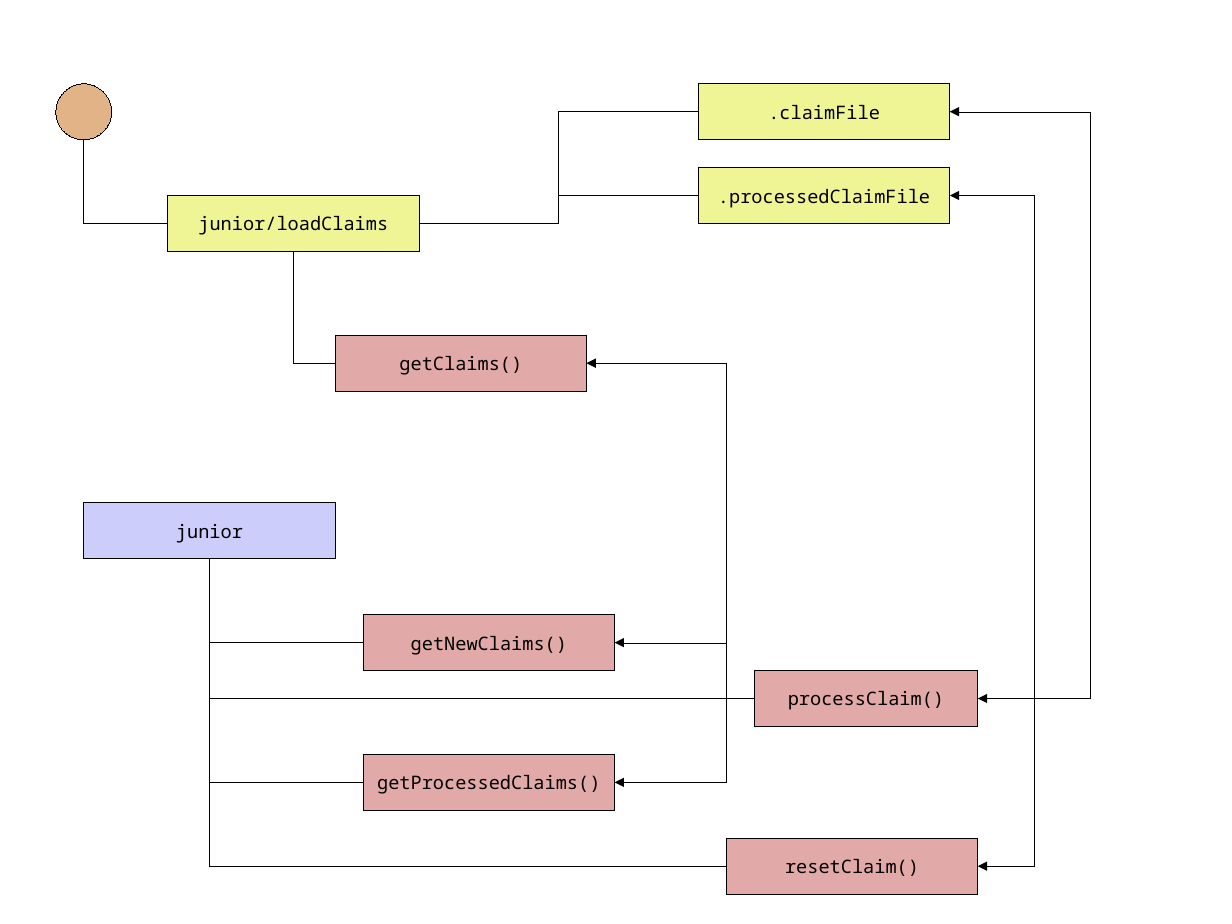
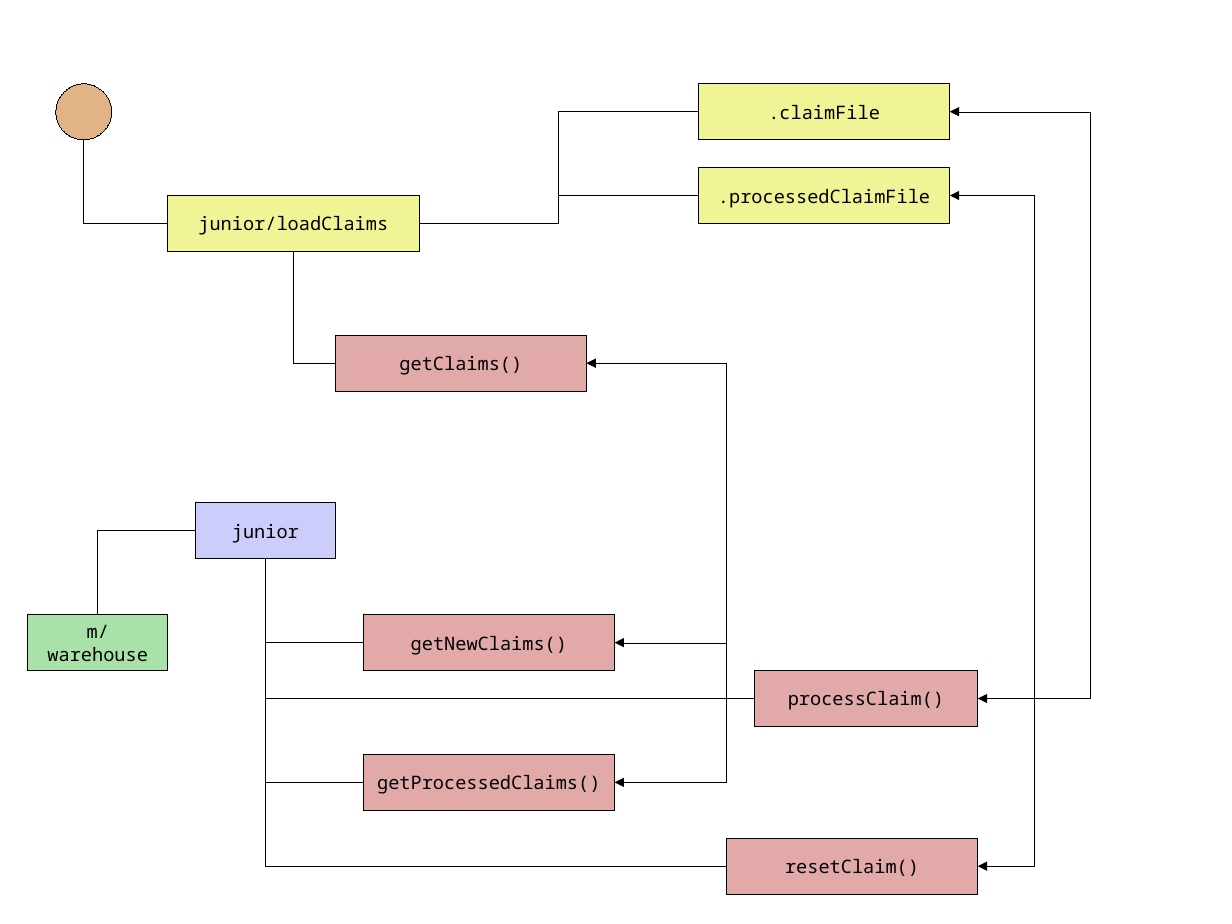
Before and after one commit to JamesLeB/Stout, a slide deck: slide 3 of Documents/junior.odp. Drawn at 1232x924 pixels with LibreOffice and Linux fonts; fonts in the diff are those of the drawing. Boxes give left, top, right and bottom in pixels: in the first picture for what was removed or moved away, otherwise in the second. Text is boxed around its words. In the diff, an @@ line names an element or a change of style, - is before the commit and + after.

Commit message:
update doc

```diff
--- a/Documents/junior.odp
+++ b/Documents/junior.odp
@@ rectangle "junior": place and size @@
-rectangle "junior" at [84,503,335,559]
+rectangle "junior" at [196,503,335,559]
@@ elbow line added from (196, 531) to (97, 615), #000000 0 pt @@
@@ elbow line moved from (209, 559) - (755, 699) to (265, 559) - (755, 699) @@
@@ elbow line moved from (209, 559) - (363, 783) to (265, 559) - (363, 783) @@
@@ elbow line moved from (209, 559) - (363, 643) to (265, 559) - (363, 643) @@
@@ elbow line moved from (210, 559) - (727, 866) to (266, 559) - (727, 866) @@
@@ rectangle added at [28,615,168,671], fill #A9E2A9, outline #000000 0 pt, 12 pt, text #000000 @@
+m/warehouse
```
